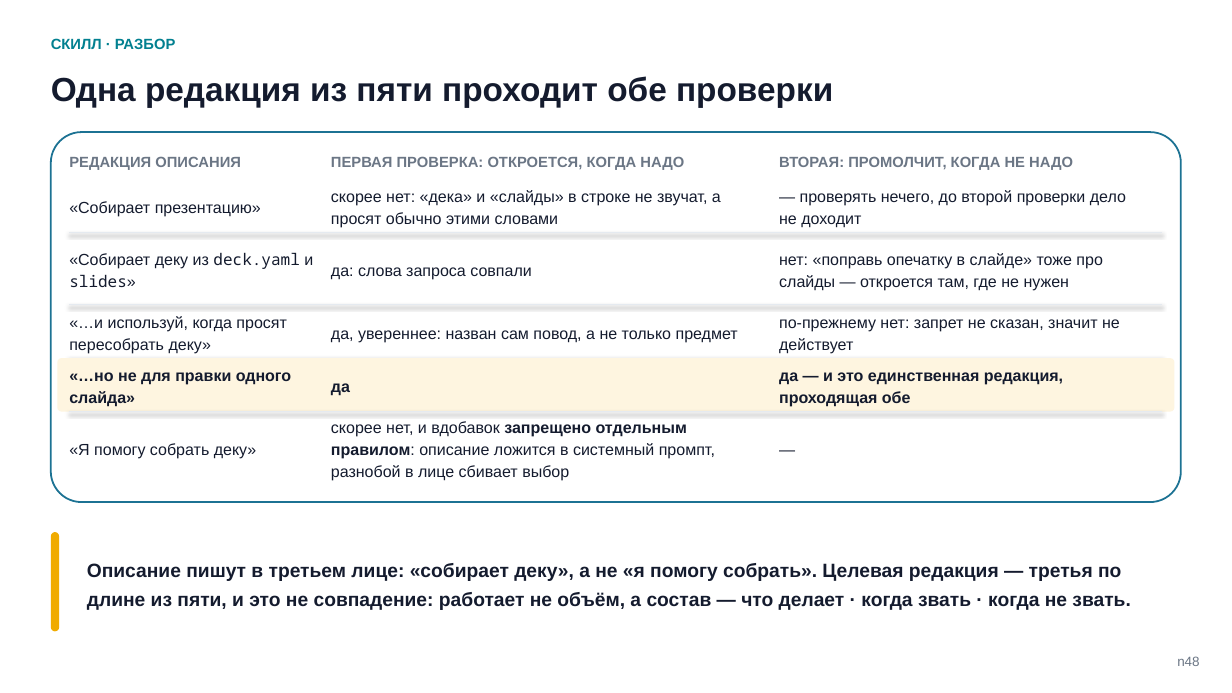
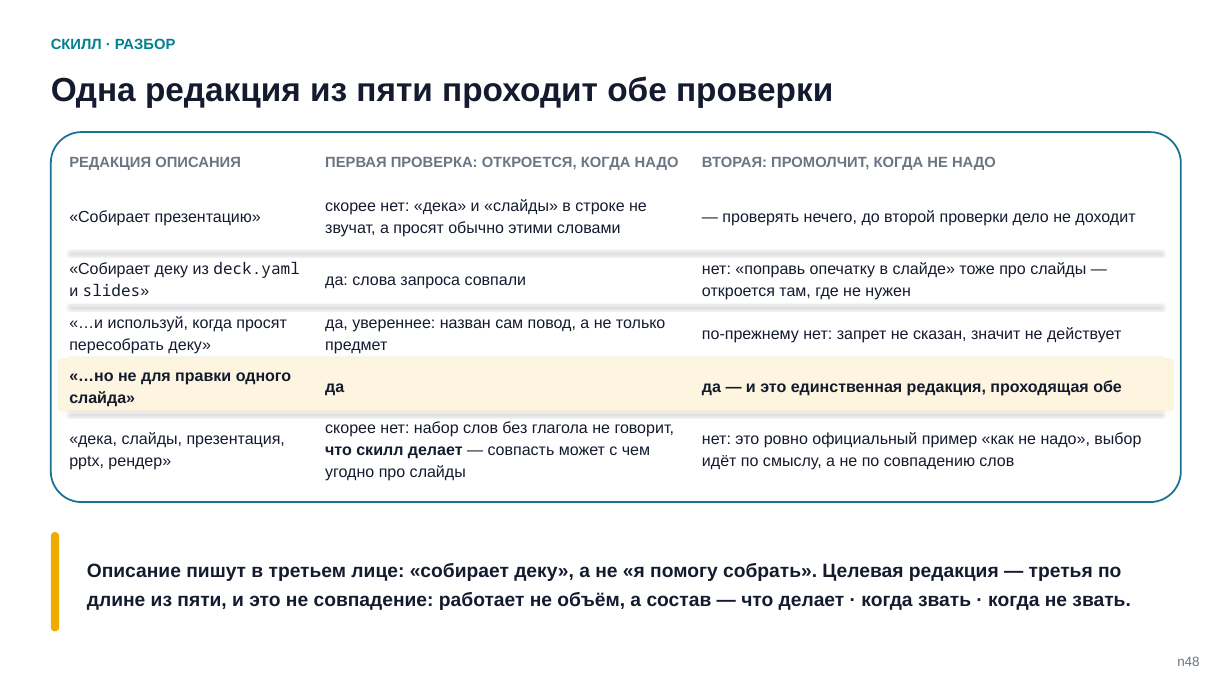
Before and after one commit to tellina-study/AI-usage-lessons, a slide deck: slide 50 of library/seminars/sem-05/rendered/sem-05.pptx. Drawn at 1232x693 pixels with LibreOffice and Linux fonts; fonts in the diff are those of the drawing. Boxes give left, top, right and bottom in pixels: in the first picture for what was removed or moved away, otherwise in the second. Text is boxed around its words. In the diff, an @@ line names an element or a change of style, - is before the commit and + after.

```diff
--- a/library/seminars/sem-05/rendered/sem-05.pptx
+++ b/library/seminars/sem-05/rendered/sem-05.pptx
@@ text "«Собирает презентацию»": place and size @@
-text "«Собирает презентацию»" at box(69, 201, 261, 217)
+text "«Собирает презентацию»" at box(69, 210, 261, 226)
@@ text "ПЕРВАЯ ПРОВЕРКА: ОТКРОЕТСЯ, КОГДА НАДО": place and size @@
-text "ПЕРВАЯ ПРОВЕРКА: ОТКРОЕТСЯ, КОГДА НАДО" at box(331, 156, 684, 170)
+text "ПЕРВАЯ ПРОВЕРКА: ОТКРОЕТСЯ, КОГДА НАДО" at box(325, 156, 679, 170)
@@ text "скорее нет: «дека» и «слайды» ..." rewrapped from box(331, 190, 721, 228) to box(325, 199, 647, 237) @@
@@ text "ВТОРАЯ: ПРОМОЛЧИТ, КОГДА НЕ НАДО": place and size @@
-text "ВТОРАЯ: ПРОМОЛЧИТ, КОГДА НЕ НАДО" at box(779, 156, 1073, 170)
+text "ВТОРАЯ: ПРОМОЛЧИТ, КОГДА НЕ НАДО" at box(702, 156, 996, 170)
@@ text "— проверять нечего, до второй ..." rewrapped from box(779, 190, 1126, 228) to box(722, 210, 1135, 226) @@
@@ text "«Собирает деку из deck.yaml и ..." rewrapped from box(69, 252, 313, 287) to box(69, 261, 300, 296) @@
@@ line moved from (69, 233) - (1163, 233) to (69, 251) - (1163, 251) @@
@@ text "да: слова запроса совпали": place and size @@
-text "да: слова запроса совпали" at box(331, 267, 531, 280)
+text "да: слова запроса совпали" at box(325, 276, 526, 289)
@@ text "нет: «поправь опечатку в слайде» ..." rewrapped from box(779, 253, 1103, 291) to box(702, 262, 1086, 300) @@
@@ text "да, увереннее: назван сам повод, ..." rewrapped from box(331, 330, 738, 343) to box(325, 319, 665, 354) @@
@@ text "по-прежнему нет: запрет не сказан, ..." rewrapped from box(779, 319, 1120, 354) to box(702, 327, 1121, 343) @@
@@ text "да": place and size @@
-text "да" at box(331, 383, 350, 396)
+text "да" at box(325, 383, 344, 396)
@@ text "да — и это единственная ..." rewrapped from box(779, 372, 1063, 407) to box(702, 380, 1122, 396) @@
@@ text at box(69, 432, 285, 470): text changed @@
-«Я помогу собрать деку»
+«дека, слайды, презентация, pptx, рендер»
@@ text at box(325, 421, 675, 481): text changed @@
-скорее нет, и вдобавок запрещено отдельным правилом: описание ложится в системный промпт, разнобой в лице сбивает выбор
+скорее нет: набор слов без глагола не говорит, что скилл делает — совпасть может с чем угодно про слайды
@@ text at box(702, 432, 1141, 470): text changed @@
-—
+нет: это ровно официальный пример «как не надо», выбор идёт по смыслу, а не по совпадению слов
```
Also in this commit, not shown: 4 other slides changed, 6 other files.
